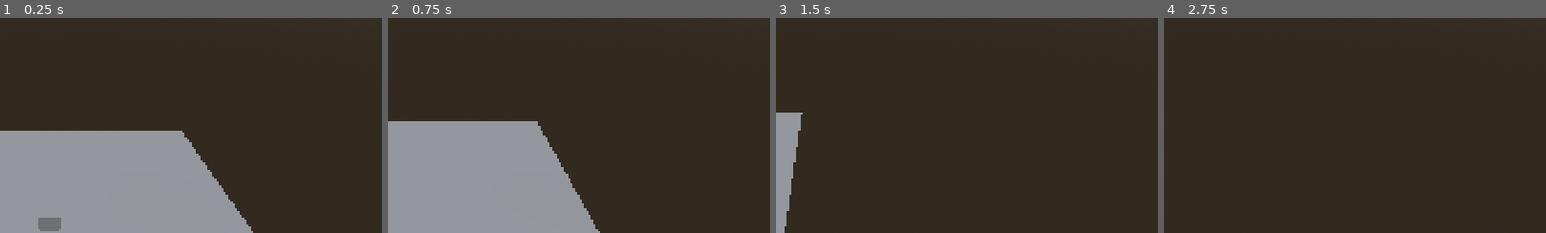
Above: before the commit, frames 1-4 (left to right).
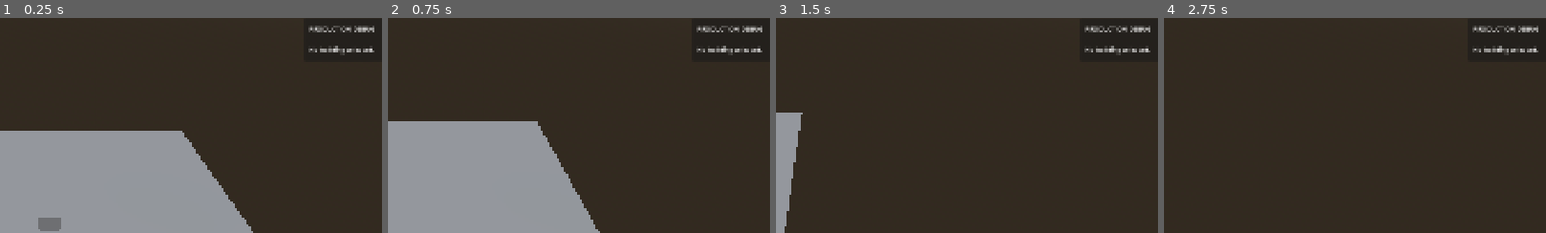
Above: after the commit, the same moments.

Repository: ChrisGiggleman/industrial-warfare
Game: Godot game, scene res://scenes/core/main.tscn
Two runs of this game, one before a commit and one after it. Both use one fixed random seed, a clock stepped at 60 frames per second and the inputs below.
Inputs (mouse positions are % of the whole screen's width and height, from its top left):
- Up to frame 1 (0.25 s): no input
- Up to frame 2 (0.75 s): tap Enter at 0.5 s; move the mouse to (72, 45) at 0.52 s; hold D (move_right) from 0.53 s (still down); hold Mouse wheel up (camera_zoom_in) from 0.53 s (still down)
- Up to frame 3 (1.5 s): move the mouse to (30, 55) at 1.27 s; release D (move_right) at 1.28 s; release Mouse wheel up (camera_zoom_in) at 1.28 s; hold S (move_backward) from 1.28 s (still down); tap Mouse wheel down (camera_zoom_out) at 1.35 s
- Up to frame 4 (2.75 s): move the mouse to (60, 28) at 2.02 s; release S (move_backward) at 2.03 s; hold D (move_right) from 2.03 s (still down); hold Delete (demolish_selected) from 2.03 s (still down)
The pictures show only the part of the screen within x 44-94%, y 2-52%; the shares and areas given below are measured in that part.

The runs differ from the first frame. In frame 1, 0.6% of the frame differs, in the area x 80-98%, y 3-18%; in frame 2, 0.6%; in frame 3, 0.6%; in frame 4, 0.6%.

Commit message:
Complete production debug HUD and Chat 03 gameplay foundation

Diff:
--- a/scenes/core/main.tscn
+++ b/scenes/core/main.tscn
@@ -7,6 +7,7 @@
 [ext_resource type="Resource" uid="uid://dqdqus3owmjqn" path="res://data/buildings/test_building.tres" id="5_jpx65"]
 [ext_resource type="Resource" uid="uid://dhg1mmhl7hwe6" path="res://data/buildings/test_building_large.tres" id="6_fu2j5"]
 [ext_resource type="PackedScene" uid="uid://bc4bw8kjtmn7g" path="res://scenes/ui/build_hud.tscn" id="6_jvmw0"]
+[ext_resource type="PackedScene" uid="uid://dcdrdn55bn320" path="res://scenes/ui/production_debug_hud.tscn" id="8_phv0v"]
 
 [sub_resource type="PlaneMesh" id="PlaneMesh_6rktp"]
 size = Vector2(20, 20)
@@ -70,11 +71,12 @@
 transform = Transform3D(1, 0, 0, 0, 0.7071068, 0.7071068, 0, -0.7071068, 0.7071068, 0, 10, 10)
 current = true
 
-[node name="WorldInteraction" type="Node" parent="." unique_id=1182234064 node_paths=PackedStringArray("camera", "build_hud_panel", "build_hud")]
+[node name="WorldInteraction" type="Node" parent="." unique_id=1182234064 node_paths=PackedStringArray("camera", "build_hud_panel", "build_hud", "production_debug_hud")]
 script = ExtResource("2_i4cec")
 camera = NodePath("../CameraRig/Camera3D")
 build_hud_panel = NodePath("../BuildHUD/BuildPanel")
 build_hud = NodePath("../BuildHUD")
+production_debug_hud = NodePath("../ProductionDebugHUD")
 buildable_definitions = Array[ExtResource("1_44pk5")]([ExtResource("5_jpx65"), ExtResource("6_fu2j5")])
 
 [node name="HoverMarker" type="MeshInstance3D" parent="." unique_id=2100502670]
@@ -83,4 +85,6 @@
 
 [node name="BuildHUD" parent="." unique_id=1882342599 instance=ExtResource("6_jvmw0")]
 
+[node name="ProductionDebugHUD" parent="." unique_id=60506702 instance=ExtResource("8_phv0v")]
+
 [editable path="BuildHUD"]
--- /dev/null
+++ b/scenes/ui/production_debug_hud.tscn
@@ -0,0 +1,30 @@
+[gd_scene format=3 uid="uid://dcdrdn55bn320"]
+
+[ext_resource type="Script" uid="uid://bj0dey7nt23td" path="res://scripts/production_debug_hud.gd" id="1_00wox"]
+
+[node name="ProductionDebugHUD" type="CanvasLayer" unique_id=60506702 node_paths=PackedStringArray("info_label")]
+script = ExtResource("1_00wox")
+info_label = NodePath("InfoPanel/PanelMargin/InfoLabel")
+
+[node name="InfoPanel" type="PanelContainer" parent="." unique_id=643426401]
+anchors_preset = 1
+anchor_left = 1.0
+anchor_right = 1.0
+offset_left = -320.0
+offset_top = 20.0
+offset_right = -20.0
+offset_bottom = 130.0
+grow_horizontal = 0
+
+[node name="PanelMargin" type="MarginContainer" parent="InfoPanel" unique_id=2118228831]
+layout_mode = 2
+theme_override_constants/margin_left = 12
+theme_override_constants/margin_top = 12
+theme_override_constants/margin_right = 12
+theme_override_constants/margin_bottom = 12
+
+[node name="InfoLabel" type="Label" parent="InfoPanel/PanelMargin" unique_id=1694813052]
+layout_mode = 2
+text = "PRODUCTION DEBUG
+
+No building selected."
--- a/scripts/components/producer_component.gd
+++ b/scripts/components/producer_component.gd
@@ -79,12 +79,3 @@
 			output.item,
 			output.amount
 		)
-
-		print(
-			"Produced ",
-			output.amount,
-			" ",
-			output.item.display_name,
-			" | Stored: ",
-			inventory_component.get_amount(output.item)
-		)
--- /dev/null
+++ b/scripts/production_debug_hud.gd
@@ -0,0 +1,151 @@
+extends CanvasLayer
+class_name ProductionDebugHUD
+
+
+# =============================================================================
+# UI REFERENCES
+# =============================================================================
+
+# Label used to display information about the currently selected building.
+@export var info_label: Label
+
+
+# =============================================================================
+# RUNTIME STATE
+# =============================================================================
+
+# World object currently being displayed by the debug HUD.
+var selected_building: Node = null
+
+
+# =============================================================================
+# FRAME UPDATE
+# =============================================================================
+
+# Refreshes displayed production information so changing inventory quantities
+# remain visible while the selected building continues producing.
+
+func _process(_delta: float) -> void:
+	if selected_building == null:
+		_show_no_selection()
+		return
+
+	if not is_instance_valid(selected_building):
+		selected_building = null
+		_show_no_selection()
+		return
+
+	_refresh_display()
+
+
+# =============================================================================
+# BUILDING SELECTION
+# =============================================================================
+
+# Assigns the world object whose production information should be displayed.
+
+func set_selected_building(building: Node) -> void:
+	selected_building = building
+	_refresh_display()
+
+
+# =============================================================================
+# SELECTION CLEARING
+# =============================================================================
+
+# Removes the current building reference and restores the default display.
+
+func clear_selection() -> void:
+	selected_building = null
+	_show_no_selection()
+
+
+# =============================================================================
+# DISPLAY REFRESH
+# =============================================================================
+
+# Reads reusable building components and builds the current debug text.
+
+func _refresh_display() -> void:
+	if info_label == null:
+		return
+
+	if selected_building == null:
+		_show_no_selection()
+		return
+
+	var building_runtime: BuildingRuntime = (
+		selected_building.get_node_or_null("BuildingRuntime") as BuildingRuntime
+	)
+
+	if building_runtime == null:
+		info_label.text = (
+			"PRODUCTION DEBUG\n\n"
+			+ "Selected object has no building data."
+		)
+		return
+
+	if building_runtime.building_definition == null:
+		info_label.text = (
+			"PRODUCTION DEBUG\n\n"
+			+ "Building definition unavailable."
+		)
+		return
+
+	var inventory_component: InventoryComponent = (
+		selected_building.get_node_or_null("InventoryComponent") as InventoryComponent
+	)
+
+	var producer_component: ProducerComponent = (
+		selected_building.get_node_or_null("ProducerComponent") as ProducerComponent
+	)
+
+	var display_text: String = (
+		"PRODUCTION DEBUG\n\n"
+		+ "Building: "
+		+ building_runtime.building_definition.display_name
+	)
+
+	if producer_component == null or producer_component.recipe == null:
+		display_text += "\nRecipe: None"
+		info_label.text = display_text
+		return
+
+	display_text += (
+		"\nRecipe: "
+		+ producer_component.recipe.display_name
+	)
+
+	for output in producer_component.recipe.outputs:
+		if output == null:
+			continue
+
+		if output.item == null:
+			continue
+
+		var stored_amount: int = 0
+
+		if inventory_component != null:
+			stored_amount = inventory_component.get_amount(output.item)
+
+		display_text += (
+			"\nStored "
+			+ output.item.display_name
+			+ ": "
+			+ str(stored_amount)
+		)
+
+	info_label.text = display_text
+
+
+# =============================================================================
+# DEFAULT DISPLAY
+# =============================================================================
+
+# Displays the idle state when no world object is selected.
+
+func _show_no_selection() -> void:
+	if info_label == null:
+		return
+
+	info_label.text = "PRODUCTION DEBUG\n\nNo building selected."
--- a/scripts/world_interaction.gd
+++ b/scripts/world_interaction.gd
@@ -28,6 +28,8 @@
 
 @export var build_hud_panel: Control
 @export var build_hud: CanvasLayer
+
+@export var production_debug_hud: ProductionDebugHUD
 
 # Building definitions available to the construction system.
 # Each definition contains the data describing a buildable structure.
@@ -566,6 +568,12 @@
 	if selected_object != null:
 		if selected_object.has_method("set_selected"):
 			selected_object.call("set_selected", true)
+
+		if production_debug_hud != null:
+			production_debug_hud.set_selected_building(selected_object)
+	else:
+		if production_debug_hud != null:
+			production_debug_hud.clear_selection()
 
 
 # =============================================================================
Not shown, added: scripts/production_debug_hud.gd.uid
